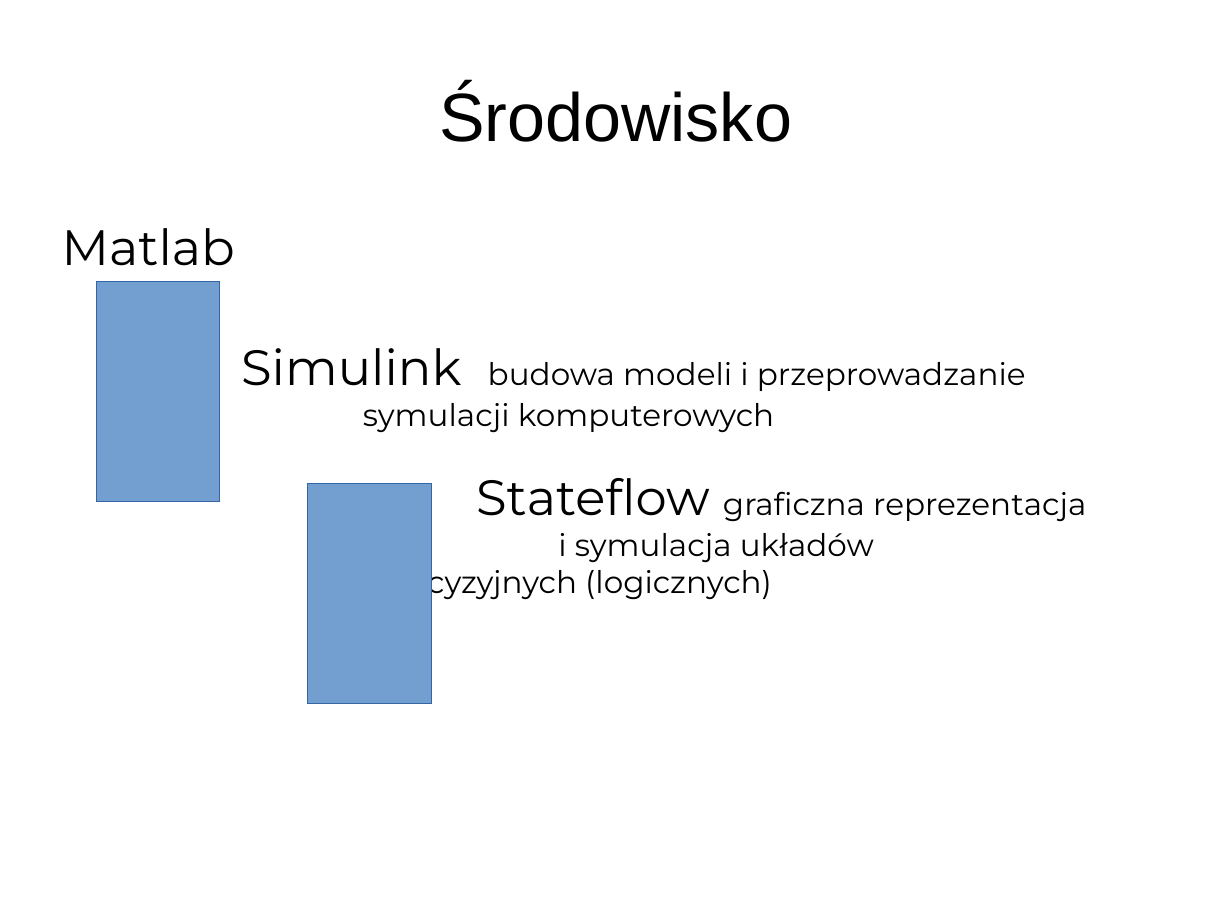
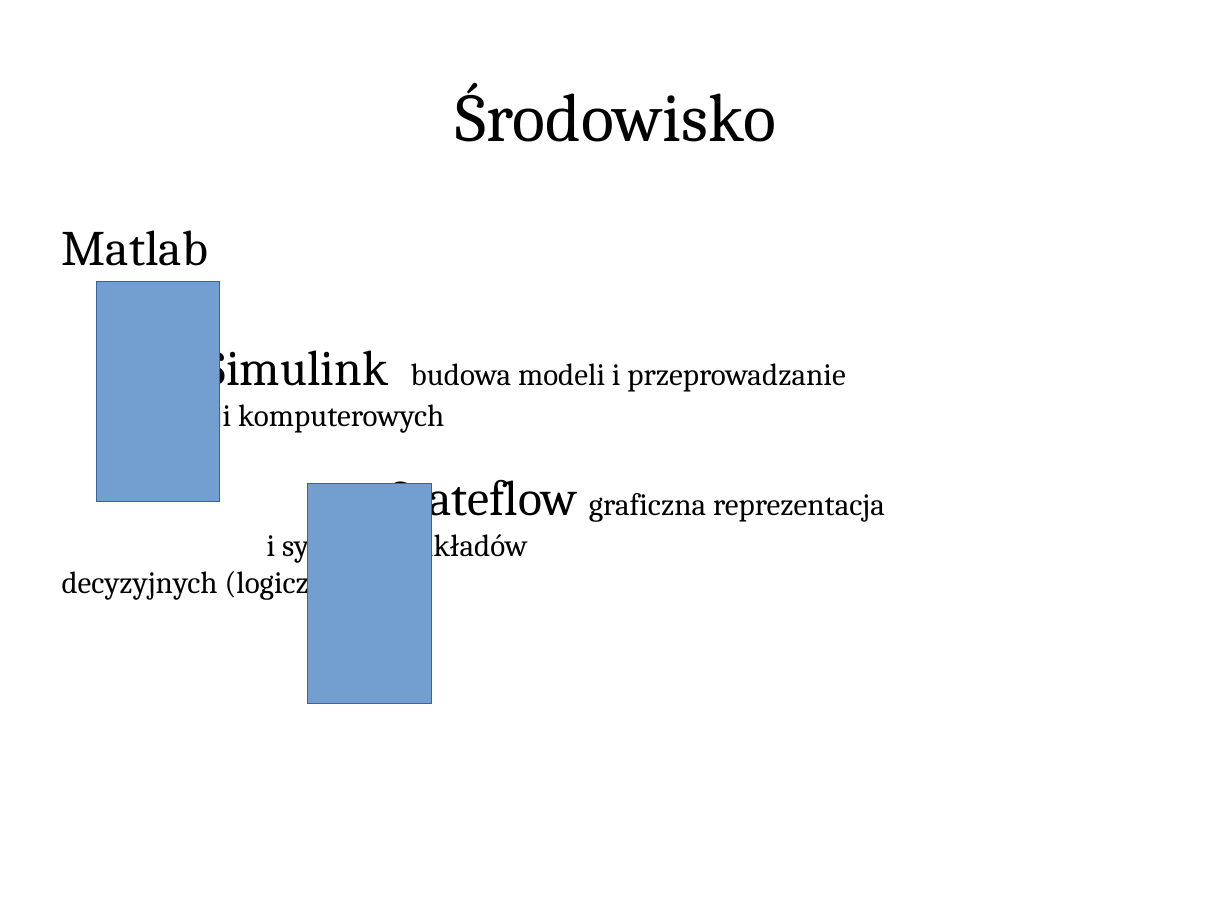
Before and after one commit to andrzejbro/APProject2_CarLights, a slide deck: slide 3 of car_lights.pptx. Drawn at 1232x924 pixels with LibreOffice and Linux fonts; fonts in the diff are those of the drawing; background and template pictures are left out. Boxes give left, top, right and bottom in pixels: in the first picture for what was removed or moved away, otherwise in the second. Text is boxed around its words. In the diff, an @@ line names an element or a change of style, - is before the commit and + after.

```diff
--- a/car_lights.pptx
+++ b/car_lights.pptx
@@ text "Środowisko" at (456,83,776,142): font Arial to Cambria @@
@@ text "Matlab" at (62,230,885,600): font Montserrat to Cambria @@
```
Also in this commit, not shown: 6 other slides changed, 2 other files.
